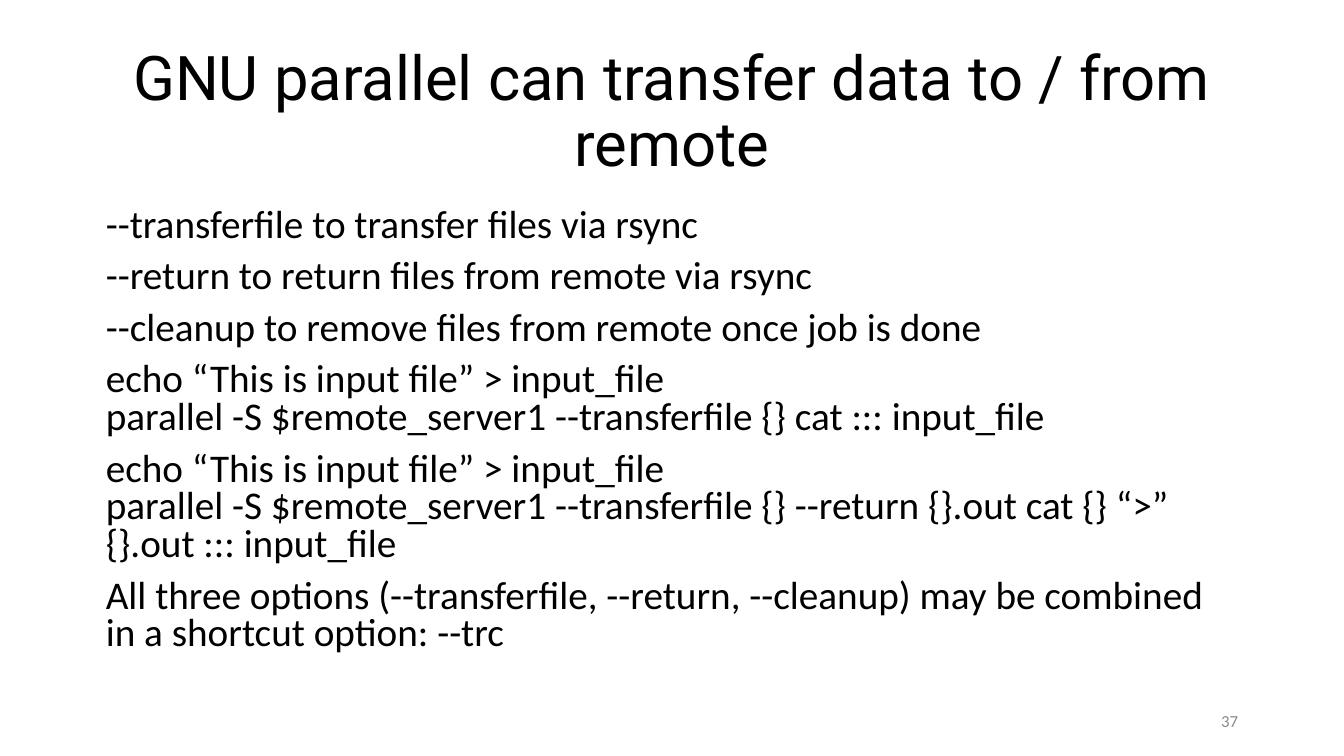
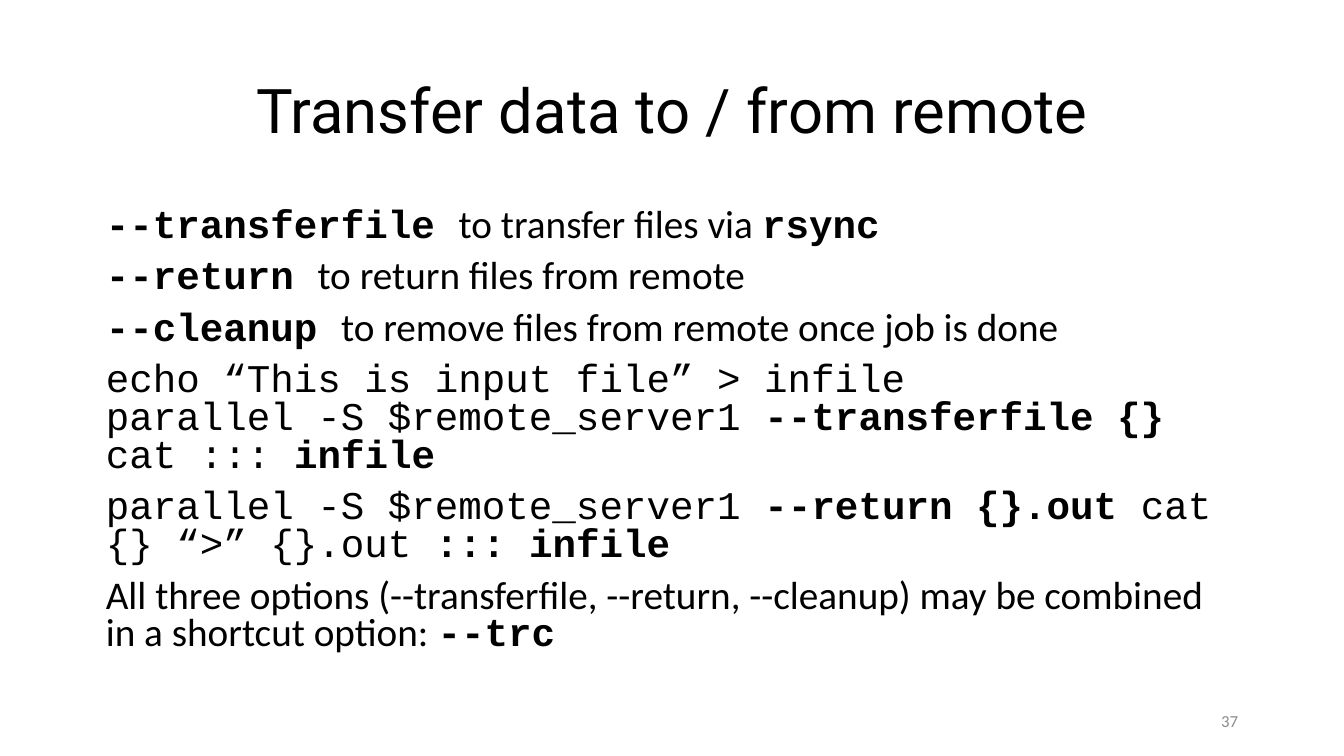
Before and after one commit to ketancmaheshwari/pearc24tut, a slide deck: slide 37 of gnu-parallel-tutorial.pptx. Drawn at 1344x756 pixels with LibreOffice and Linux fonts; fonts in the diff are those of the drawing. Boxes give left, top, right and bottom in pixels: in the first picture for what was removed or moved away, otherwise in the second. Text is boxed around its words. In the diff, an @@ line names an element or a change of style, - is before the commit and + after.

```diff
--- a/gnu-parallel-tutorial.pptx
+++ b/gnu-parallel-tutorial.pptx
@@ title at [256, 86, 1087, 134]: text changed @@
-GNU parallel can transfer data to / from remote
+Transfer data to / from remote
@@ text at [106, 209, 1202, 653]: font Calibri to Courier New, bold on in "--transferfile rsync", "--cleanup", "--trc" @@
@@ text at [106, 261, 745, 290]: text changed @@
---return to return files from remote via rsync
+--return to return files from remote
@@ text at [106, 364, 1212, 565]: text changed; font Calibri to Courier New @@
-echo “This is input file” > input_file
-parallel -S $remote_server1 --transferfile {} cat ::: input_file
-echo “This is input file” > input_file
-parallel -S $remote_server1 --transferfile {} --return {}.out cat {} “>” {}.out ::: input_file
+echo “This is input file” > infile
+parallel -S $remote_server1 --transferfile {} cat ::: infile
+parallel -S $remote_server1 --return {}.out cat {} “>” {}.out ::: infile
```
Also in this commit, not shown: 6 other slides changed, 1 slide added, 2 slides removed, 3 other files.
